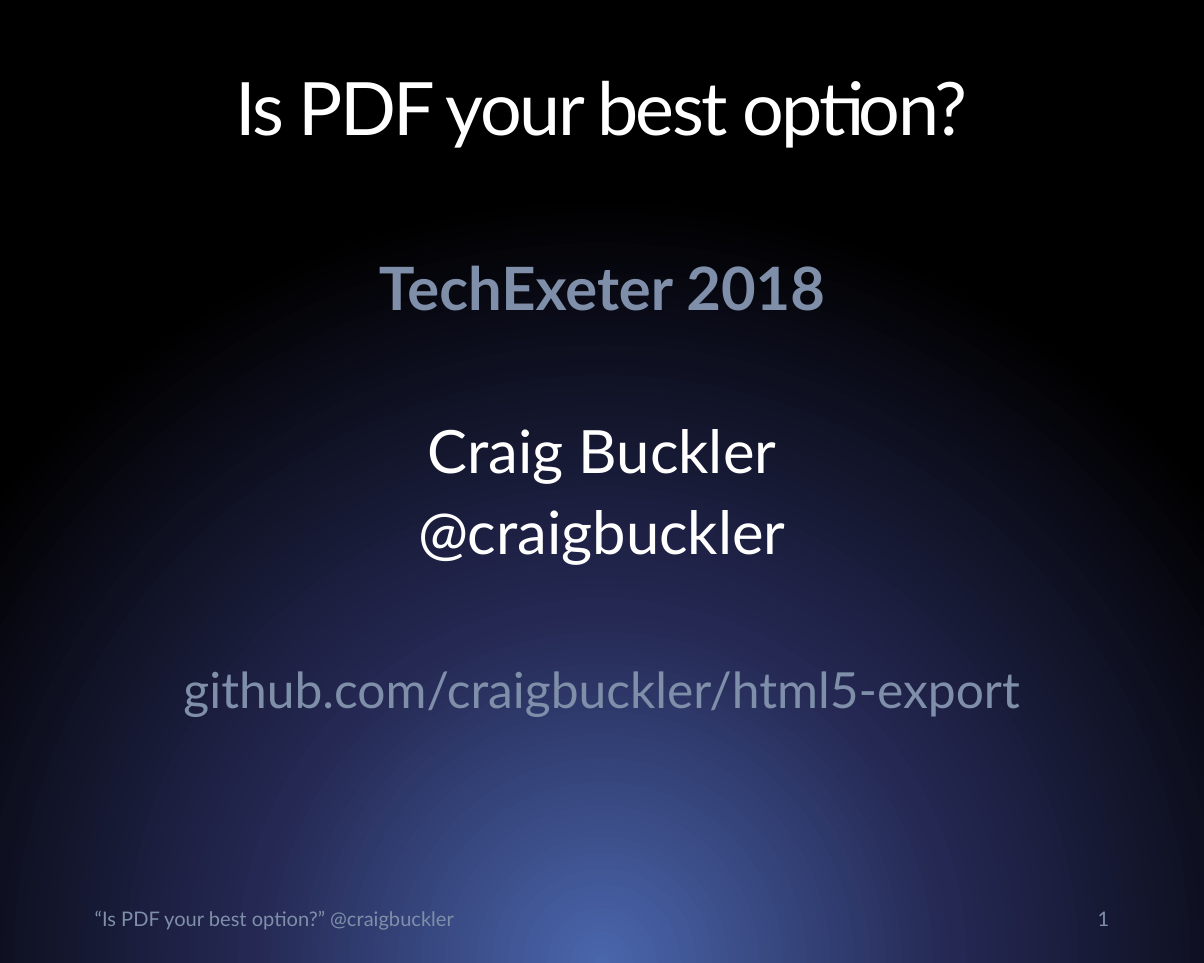
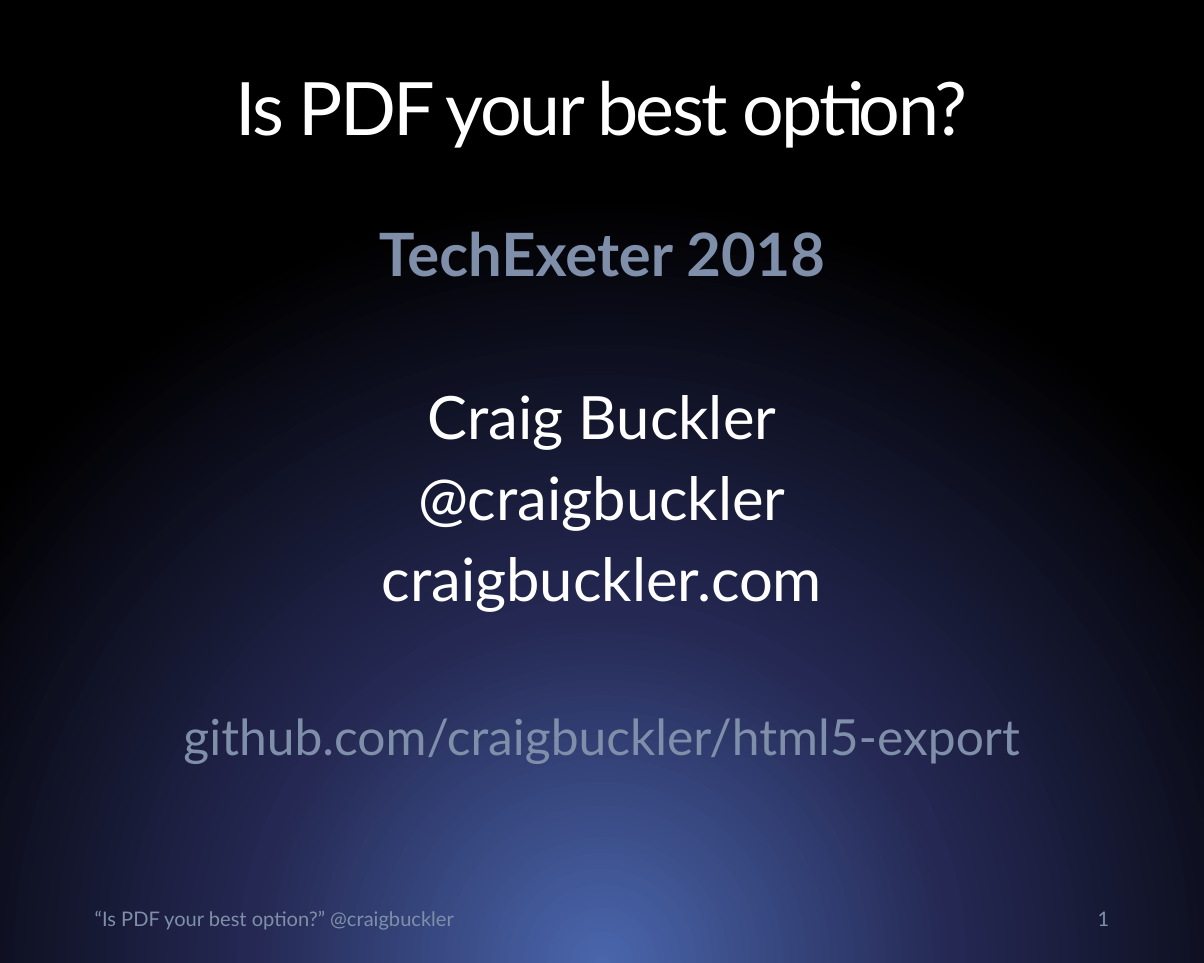
Before and after one commit to craigbuckler/html5-export, a slide deck: slide 1 of craigbuckler-pdf-html.pptx. Drawn at 1204x963 pixels with LibreOffice and Linux fonts; fonts in the diff are those of the drawing. Boxes give left, top, right and bottom in pixels: in the first picture for what was removed or moved away, otherwise in the second. Text is boxed around its words. In the diff, an @@ line names an element or a change of style, - is before the commit and + after.

```diff
--- a/craigbuckler-pdf-html.pptx
+++ b/craigbuckler-pdf-html.pptx
@@ text "TechExeter 2018": place and size @@
-text "TechExeter 2018" at [183, 265, 1019, 717]
+text "TechExeter 2018" at [183, 231, 1019, 764]
@@ text at [382, 557, 822, 612]: paragraph added @@
+craigbuckler.com
```
Also in this commit, not shown: 1 other slide changed, 1 other file.
